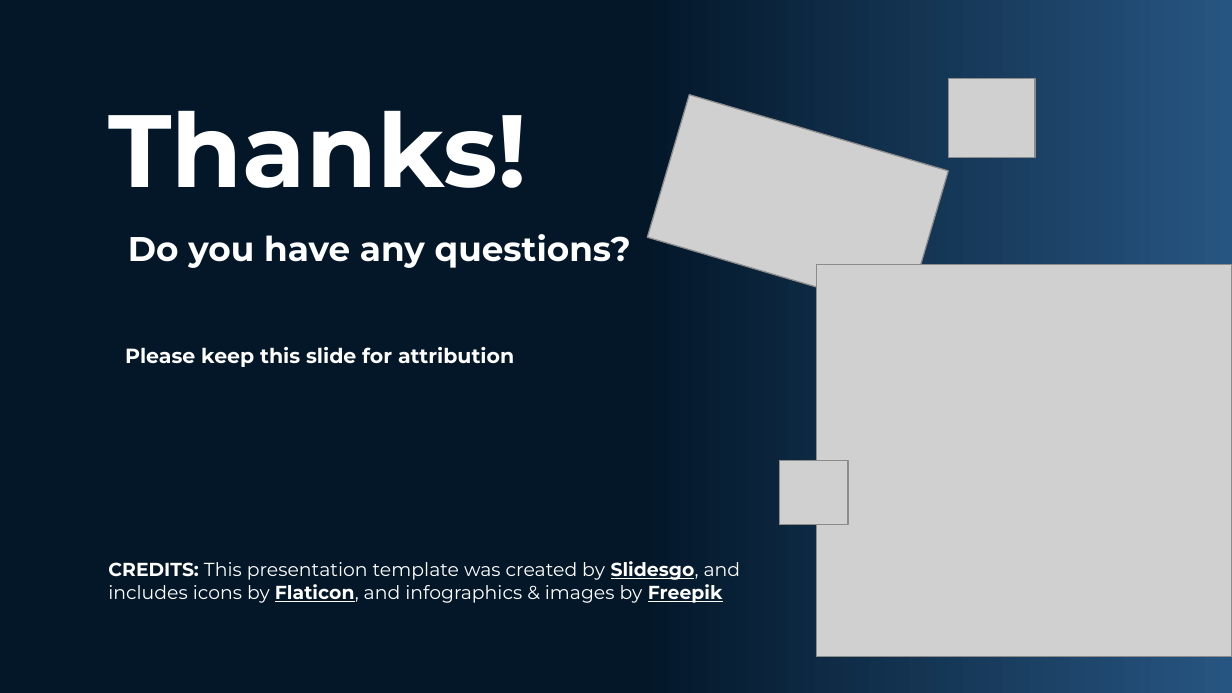
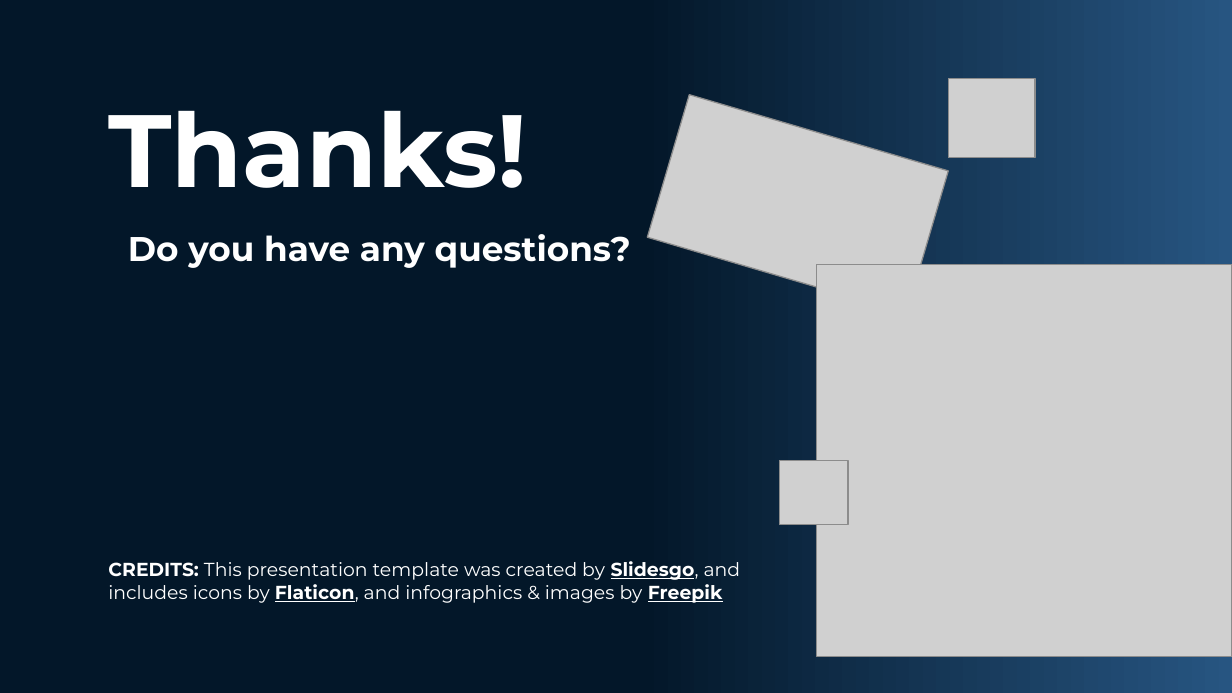
Before and after one commit to MEDimtirov22/Index.PerfectHuman, a slide deck: slide 9 of documentation/ProjectPresentation.pptx. Drawn at 1232x693 pixels with LibreOffice and Linux fonts; fonts in the diff are those of the drawing; grey boxes stand for pictures; background and template pictures are left out. Boxes give left, top, right and bottom in pixels: in the first picture for what was removed or moved away, otherwise in the second. Text is boxed around its words. In the diff, an @@ line names an element or a change of style, - is before the commit and + after.

```diff
--- a/documentation/ProjectPresentation.pptx
+++ b/documentation/ProjectPresentation.pptx
@@ text removed at box(125, 347, 514, 367) @@
-Please keep this slide for attribution
```
Also in this commit, not shown: 10 other files.
